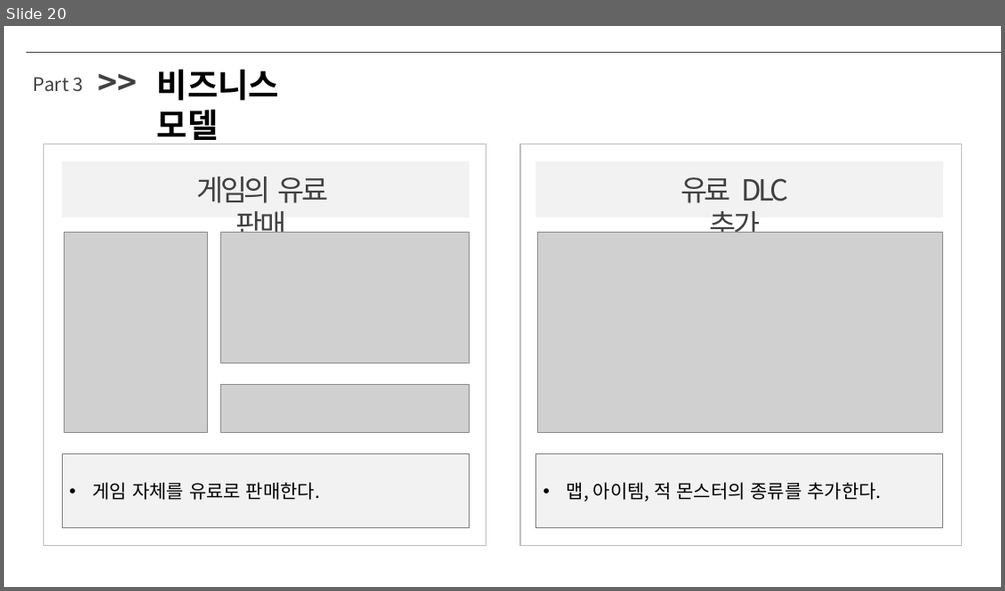
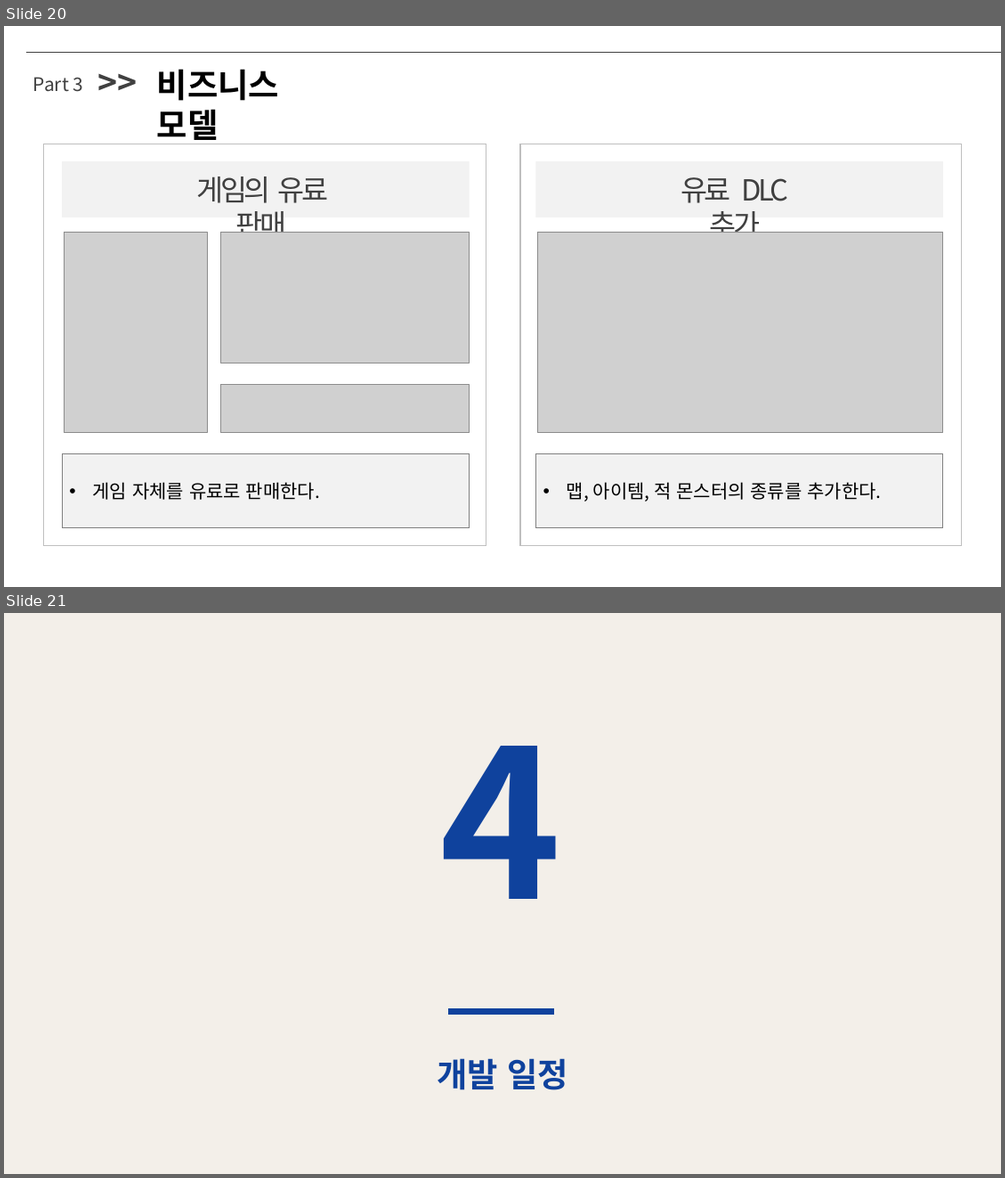
Before and after one commit to MonkeyPsw/Example_MyUnityExample, a slide deck: 기획서/박승원_게임기획서_Dimension Traveler.pptx. Shown one above the other, each under a label of ours: slide 20 before the commit, slides 20 and 21 after it. The pictures are 1005x591 and 1005x1178 pixels, drawn with LibreOffice and Linux fonts; fonts in the diff are those of the drawing; grey boxes stand for pictures. Boxes give left, top, right and bottom in pixels: in the first picture for what was removed or moved away, otherwise in the second. Text is boxed around its words. In the diff, an @@ line names an element or a change of style, - is before the commit and + after.

```diff
--- a/기획서/박승원_게임기획서_Dimension Traveler.pptx
+++ b/기획서/박승원_게임기획서_Dimension Traveler.pptx
@@ slide 21 added at <box>4,613,1001,1174</box>, background #F3EFE9 @@
@@ text added at <box>440,746,562,899</box>, 199 pt, text #0F429D, bold @@
+4
@@ line added from (448, 1012) to (554, 1012), #0F429D 6 pt @@
@@ text added at <box>437,1058,568,1090</box>, 32 pt, text #0F429D, bold @@
+개발 일정
```
Also in this commit, not shown: 1 slide changed, 1 other slide added.
